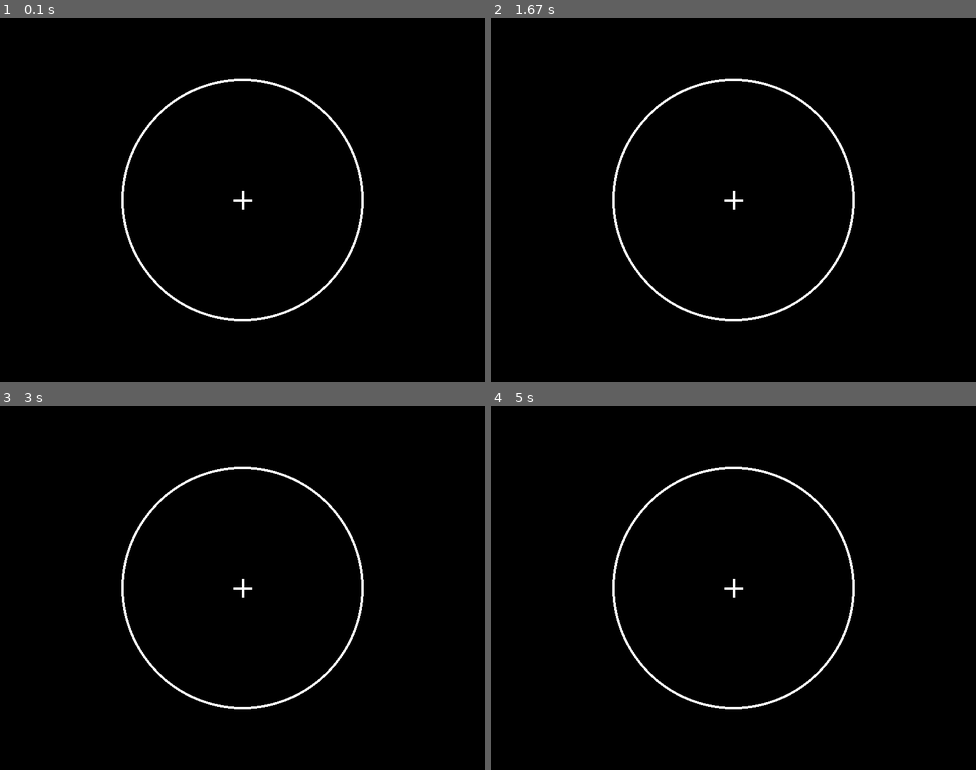
Above: before the commit, frames 1-4 (two rows, left to right).
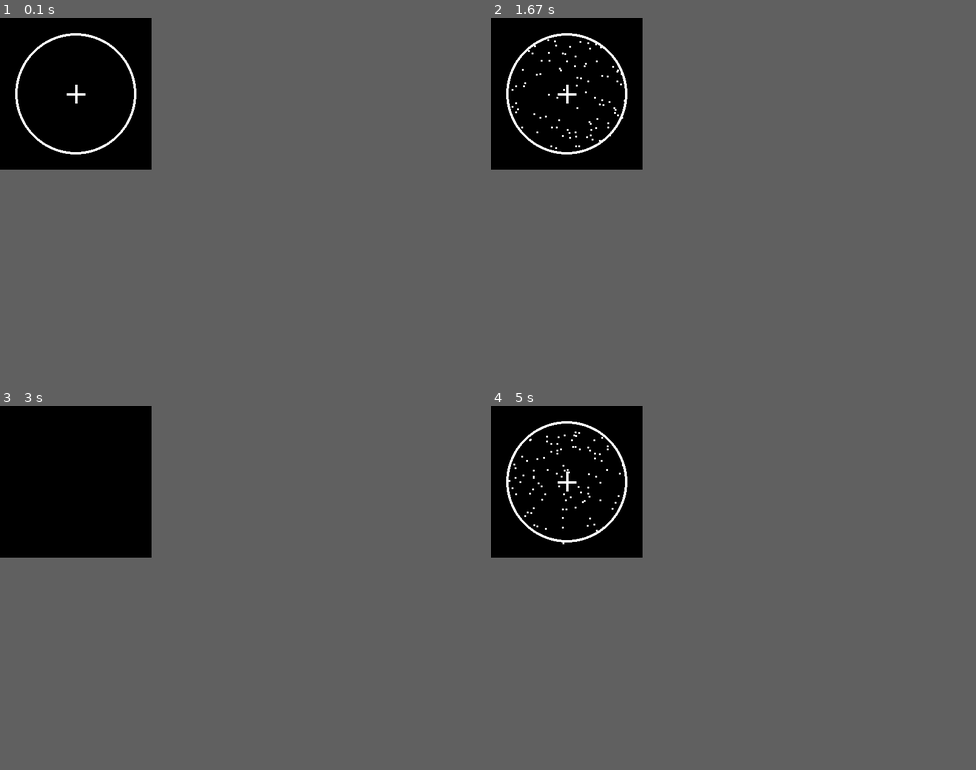
Above: after the commit, the same moments.

Repository: TimoFlesch/pygame_rdk
Game: pygame game, started from rdk.py
Two runs of this game, one before a commit and one after it. Both use one fixed random seed, a clock stepped at 60 frames per second and the inputs below.
Inputs:
- Up to frame 1 (0.1 s): no input
- Up to frame 2 (1.67 s): no input
- Up to frame 3 (3 s): no input
- Up to frame 4 (5 s): no input
The window is 800x600 before the commit and 250x250 after it. Grey fills any space a smaller window leaves; there, only what the larger window draws over its background counts as a difference.

The runs differ from the first frame. In frame 1, 1.6% of the frame differs, in the area x 3-75%, y 4-84%; in frame 2, 1.8%; in frame 3, 1.1%; in frame 4, 1.8%.

Commit message:
first working version, incl frame exporter

Diff:
--- a/rdk.py
+++ b/rdk.py
@@ -1,84 +1,211 @@
 # random dot motion kinematogram
+# timo flesch, 2019
+# todo
+
 import pygame
 from pygame.locals import *
 import random
 import numpy as np
+from math import cos, sin, atan2, radians, degrees
 import time
+import matplotlib.pyplot as plt
 
 # basic parameters
-WINDOW_WIDTH = 800
-WINDOW_HEIGHT = 600
-WINDOW_NAME = "Random Dots"
+WINDOW_WIDTH = 250
+WINDOW_HEIGHT = 250
+WINDOW_NAME = "Random Dot Kinematogram"
 
 COL_BLACK = (0, 0, 0)
 COL_WHITE = (255, 255, 255)
 
+TICK_RATE = 60
+
 # time
-TIME_FIX = 1  # seconds
-TIME_RDK = 1
-TIME_ITI = 2
+TIME_FIX = 60  # frames
+TIME_ISI = 30
+TIME_RDK = 60
+TIME_ITI = 120
 
 # dot parameters
 N_DOTS = 100         # max num of simultaneously displayed dots
 DOT_SIZE = 3         # size in pixels
-DOT_SPEED = 5        # speed in pixels per frame
-DOT_ANGLES = [90, 180]  # motion directions
+DOT_SPEED = 4        # speed in pixels per frame
+DOT_ANGLES = [0, 45, 90, 112, 240, 315]  # motion directions
 DOT_REPETITIONS = 5  # how many repetitions of same trials?
-DOT_COHERENCE = 100  # motion coherence in percent
+DOT_COHERENCE = 1  # motion coherence (between 0 and 1)
 DOT_COLOR = COL_WHITE
 
 # aperture parameters
-APERTURE_RADIUS = 200       # radius in pixels
+APERTURE_RADIUS = 100       # radius in pixels
 APERTURE_WIDTH = 4         # line width in pixels
 APERTURE_COLOR = COL_WHITE
 
 # fixation parameters
 FIX_SIZE = (15, 15)     # width and height of fix cross
 FIX_COLOR = COL_WHITE
-FIX_WIDTH = 4 # line width
+FIX_WIDTH = 4  # line width
+
+
+def polar2cartesian(phi, r):
+    phi_radians = radians(phi)
+    x = r*cos(phi_radians)
+    y = r*sin(phi_radians)
+    return x, y
+
+
+def cartesian2polar(x, y):
+    r = (x**2+y**2)**.5
+    phi = atan2(y, x)
+    return phi, r
 
 
 def set_trials(n_reps=10, angles=[0, 90, 135], shuff=True):
     """ creates vectors with trial indices and motion directions """
     all_trials = np.array([])
-    for ang in angles:
-        all_trials = np.append(all_trials, np.repeat(ang, n_reps), axis=0)
-        # n = np.arange(1, len(all_trials)+1)
-
-        if shuff:
-            random.shuffle(all_trials)
-            # all_trials = np.concatenate((all_trials[np.newaxis, :],
-            #             n[np.newaxis, :]), axis=0)
-            return all_trials
+
+    for thisAngle in angles:
+        print(thisAngle)
+        all_trials = np.append(all_trials, np.repeat(thisAngle, n_reps), axis=0)
+
+    if shuff:
+        random.shuffle(all_trials)
+
+    return all_trials
+
+
+class RandDot(pygame.sprite.Sprite):
+
+    def __init__(self, display, centre,
+                radius=random.randint(0, APERTURE_RADIUS),
+                motiondir=180):
+        super(RandDot, self).__init__()
+        self.surf = pygame.Surface((DOT_SIZE, DOT_SIZE))
+        self.surf.fill((DOT_COLOR))
+        self.centre = centre
+        self.angle = random.randint(0, 360)
+        self.radius = radius
+        # TODO make trial specific
+        self.speed = DOT_SPEED
+        self.coherence = DOT_COHERENCE
+        if random.random() < self.coherence:
+            self.motiondir = motiondir
+        else:
+            self.motiondir = random.randint(0,360)
+        self.x_0, self.y_0 = polar2cartesian(self.angle, self.radius)
+        self.dx, self.dy = polar2cartesian(self.motiondir, self.speed)
+        self.rect = self.surf.get_rect(center=(self.x_0 + self.centre[0],
+                        self.y_0 + self.centre[1]))
+        self.display = display
+
+    def move(self):
+        if self.radius >= APERTURE_RADIUS-DOT_SIZE:
+            self.reset_pos()
+        self.x_0 += self.dx
+        self.y_0 += self.dy
+        self.rect.x += self.dx
+        self.rect.y += self.dy
+        self.angle, self.radius = cartesian2polar(self.rect.x-self.centre[0],
+                                    self.rect.y-self.centre[1])
+
+    def reset_pos(self):
+        self.angle = self.motiondir - 180 + random.randint(-90,90)
+        self.radius = APERTURE_RADIUS-DOT_SIZE
+        self.x_0, self.y_0 = polar2cartesian(self.angle, self.radius)
+        self.rect.x = self.x_0 + self.centre[0]
+        self.rect.y = self.y_0 + self.centre[1]
+
+    def draw(self):
+        self.surf.fill(COL_WHITE)
+        self.display.blit(self.surf, self.rect)
 
 
 class RDK(object):
     """implements a random dot stimulus"""
 
+    def __init__(self, display, motiondir=180):
+        self.display = display
+        self.centre = [WINDOW_WIDTH//2, WINDOW_HEIGHT//2]
+        self.ndots  = N_DOTS
+        self.maxrad = APERTURE_RADIUS-DOT_SIZE
+        self.duration = TIME_RDK
+        self.dots = pygame.sprite.Group()
+        self.motiondir = motiondir
+        self.dots = self.sample_dots(self.maxrad, self.ndots)
+        self.clock = pygame.time.Clock()
+        self.fix = Fixation(self.display)
+
+    def draw(self):
+        # draws dots
+        # self.hide()
+        for dot in self.dots:
+            dot.draw()
+
+    def show(self):
+        allframes = np.zeros((self.duration,WINDOW_WIDTH,WINDOW_HEIGHT))
+        ii = 0
+        while self.duration > 0:
+            self.clock.tick(TICK_RATE)
+            self.display.fill(COL_BLACK)
+            self.fix.draw()
+            self.draw()
+            pygame.display.update()
+            allframes[ii,:,:] = self.collect_frame()
+            ii += 1
+            self.duration -= 1
+            self.update()
+        self.duration = TIME_RDK
+        self.hide()
+        return allframes
+
+
+    def update(self):
+        # updates position of dots
+        for dot in self.dots:
+            # dot.hide()
+            dot.move()
+            # dot.show()
+
+    def hide(self):
+        self.display.fill(COL_BLACK)
+        pygame.display.update()
+
+    def wait(self):
+        time.sleep(self.duration)
+
+    def new_sample(self, angle):
+        self.motiondir = angle
+        self.dots = self.sample_dots(self.maxrad, self.ndots)
+
+    def sample_dots(self, maxrad, ndots):
+        # use weighted sampling distribution to avoid overpresence of
+        # dots close to centre of screen:
+        weights = np.arange(maxrad)/sum(np.arange(maxrad))
+        radii = np.random.choice(maxrad, ndots, p=weights)
+        dots = pygame.sprite.Group()
+        [dots.add(RandDot(self.display, self.centre, radii[ii], self.motiondir))
+                for ii in range(ndots)]
+        return dots
+
+    def collect_frame(self):
+        string_image = pygame.image.tostring(self.display,'RGB')
+        temp_surf = pygame.image.fromstring(string_image,(WINDOW_WIDTH, WINDOW_HEIGHT),'RGB')
+        return pygame.surfarray.array2d(temp_surf)
+
+
+class Fixation(object):
+    """implements a fixation cross"""
+
     def __init__(self, display):
         self.display = display
-
-    def draw(self):
-        # draws dots
-        pass
-
-    def update(self):
-        # updates position of dots
-        pass
-
-
-class Fixation(object):
-    """implements a fixation cross"""
-
-    def __init__(self, display):
-        self.display = display
-        self.centre = [WINDOW_WIDTH/2, WINDOW_HEIGHT/2]
+        self.centre = [WINDOW_WIDTH//2, WINDOW_HEIGHT//2]
         self.f_col = FIX_COLOR
         self.f_width = FIX_WIDTH
         self.f_size = FIX_SIZE
+        self.f_duration = TIME_FIX
         self.a_col = APERTURE_COLOR
         self.a_size = APERTURE_RADIUS
         self.a_width = APERTURE_WIDTH
+        self.clock = pygame.time.Clock()
 
     def draw(self):
         # draw aperture and and fixation cross
@@ -95,55 +222,94 @@
         self.aperture = pygame.draw.circle(self.display, self.a_col,
                         self.centre, self.a_size, self.a_width)
 
+    def show(self):
+        pygame.display.flip()
+        allframes = np.zeros((self.f_duration,WINDOW_WIDTH,WINDOW_HEIGHT))
+        ii = 0
+        while self.f_duration > 0:
+            self.clock.tick(TICK_RATE)
+            self.draw()
+            pygame.display.flip()
+            allframes[ii,:,:] = self.collect_frame()
+            ii += 1
+            self.f_duration -= 1
+        self.f_duration = TIME_FIX
+        self.hide()
+        return allframes
+
+    def wait(self):
+        time.sleep(self.f_duration)
+
+    def hide(self):
+        self.display.fill(COL_BLACK)
+        pygame.display.update()
+
+    def collect_frame(self):
+        string_image = pygame.image.tostring(self.display,'RGB')
+        temp_surf = pygame.image.fromstring(string_image,(WINDOW_WIDTH, WINDOW_HEIGHT),'RGB')
+        return pygame.surfarray.array2d(temp_surf)
+
+
+class BlankScreen(object):
+    """docstring for BlankScren."""
+
+    def __init__(self, display, time=TIME_ITI):
+        self.display = display
+        self.duration = time
+        self.duration_init = time
+        self.clock = pygame.time.Clock()
+
+    def show(self):
+        self.display.fill(COL_BLACK)
+        allframes = np.zeros((self.duration,WINDOW_WIDTH,WINDOW_HEIGHT))
+        ii = 0
+        while self.duration > 0:
+            self.clock.tick(TICK_RATE)
+            pygame.display.update()
+            allframes[ii:,:] = self.collect_frame()
+            ii += 1
+            self.duration -= 1
+        self.duration = self.duration_init
+
+    def collect_frame(self):
+        string_image = pygame.image.tostring(self.display,'RGB')
+        temp_surf = pygame.image.fromstring(string_image,(WINDOW_WIDTH, WINDOW_HEIGHT),'RGB')
+        return pygame.surfarray.array2d(temp_surf)
+
+
+class TrialSequence(object):
+    "docstring for TrialSequence."""
+
+    def __init__(self):
+        pygame.init()
+        self.clock = pygame.time.Clock()
+        self.display = pygame.display.set_mode((WINDOW_WIDTH, WINDOW_HEIGHT))
+        pygame.display.set_caption(WINDOW_NAME)
+        self.display.fill(COL_BLACK)
+        self.rdk = RDK(self.display)
+        self.fix = Fixation(self.display)
+        self.iti = BlankScreen(self.display, TIME_ITI)
+
+    def run(self, trial=90):
+        frames_fix = self.fix.show()
+        self.rdk.new_sample(trial)
+        frames_rdk = self.rdk.show()
+        self.iti.show()
+        # todo return frames from each funct above, stitched together as
+        # single matrix
+        return frames_fix,frames_rdk
+
 
 def main():
-
-    pygame.init()
-    clock = pygame.time.Clock()
-
-    # init screen
-    display = pygame.display.set_mode((WINDOW_WIDTH, WINDOW_HEIGHT))
-    pygame.display.set_caption(WINDOW_NAME)
-    display.fill(COL_BLACK)
-    # init new experiment (fixation and stimulus)
-    rdk = RDK(display)
-    fix = Fixation(display)
-
     # define trials
     trials = set_trials(n_reps=DOT_REPETITIONS, angles=DOT_ANGLES)
-
-    running = True
-    while running:
-        for event in pygame.event.get():
-            if event.type == pygame.QUIT:
-                running = False
-
-        fix.draw()
-        pygame.display.flip()
-        print("tick " + str(pygame.time.get_ticks()))
-        clock.tick(1)
-    #
-    # # loop through trials
-    # for ii, angle in enumerate(trials):
-    #     # randomise dots
-    #     rdk.randomise()
-    #
-    #     # show fixation
-    #     fix.draw()
-    #
-    #     time.sleep(TIME_FIX)
-    #     # show RDK
-    #     # rdk.draw(angle)
-    #     # time.sleep(TIME_RDK)
-    #
-    #     # show ITI
-    #     display.fill(COL_BLACK)
-    #     time.sleep(TIME_ITI)
-    #     # run at 60pfs
-    #     # clock.tick(60)
-    #     pass
-
-    time.sleep(2)
+    trial_seq = TrialSequence()
+    # _,frames_rdk = trial_seq.run(trials[0])
+    # plt.imshow(frames_rdk[0,:,:])
+    # plt.show()
+    for ii, thisAngle in enumerate(trials):
+        trial_seq.run(thisAngle)
+
     pygame.quit()
     quit()
 
Not shown, changed: README.md
